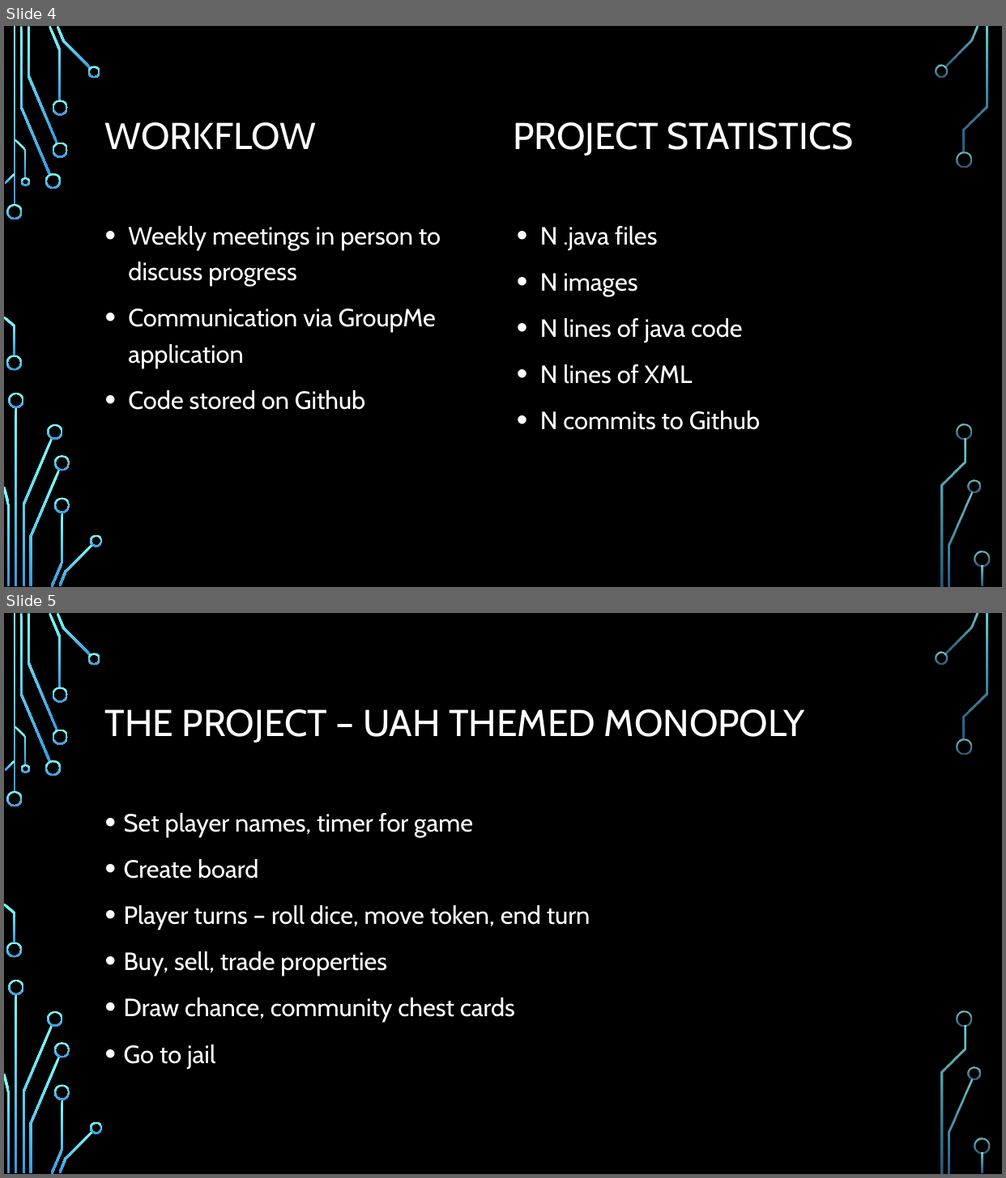
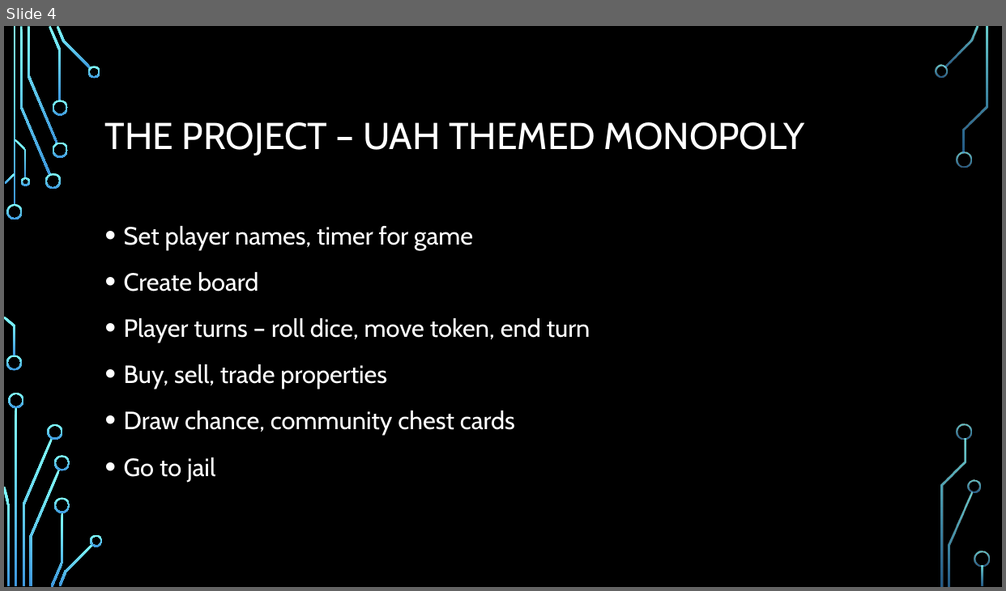
Before and after one commit to SeanMitchell1994/CS321_SP2019, a slide deck: report/Final Project.pptx. Shown one above the other, each under a label of ours: slides 4 and 5 before the commit, slide 4 after it. The pictures are 1006x1178 and 1006x591 pixels, drawn with LibreOffice and Linux fonts; fonts in the diff are those of the drawing; background and template pictures are left out. Boxes give left, top, right and bottom in pixels: in the first picture for what was removed or moved away, otherwise in the second. Text is boxed around its words. In the diff, an @@ line names an element or a change of style, - is before the commit and + after.

```diff
--- a/report/Final Project.pptx
+++ b/report/Final Project.pptx
@@ slide 4 removed at (4,26,1002,587), background picture (left out); not listed: 36 template elements that a slide beside it also shows @@
@@ title removed at (105,122,853,156) @@
-WORKFLOW PROJECT STATISTICS
@@ text removed at (128,226,441,410) @@
-• Weekly meetings in person to discuss progress
-• Communication via GroupMe application
-• Code stored on Github
@@ text removed at (540,226,760,430) @@
-• N .java files
-• N images
-• N lines of java code
-• N lines of XML
-• N commits to Github
@@ what was slide 5 is now slide 4 @@
```
Also in this commit, not shown: 6 slides changed, 1 slide added.
